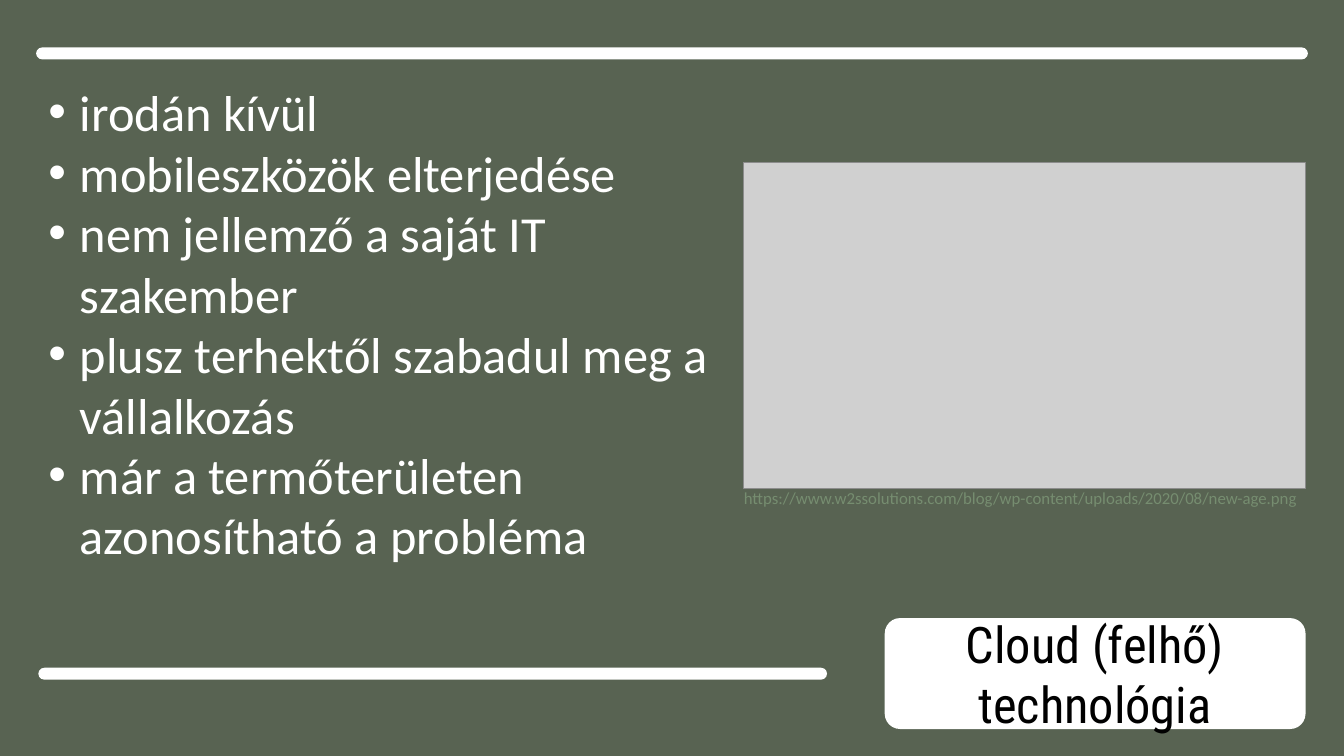
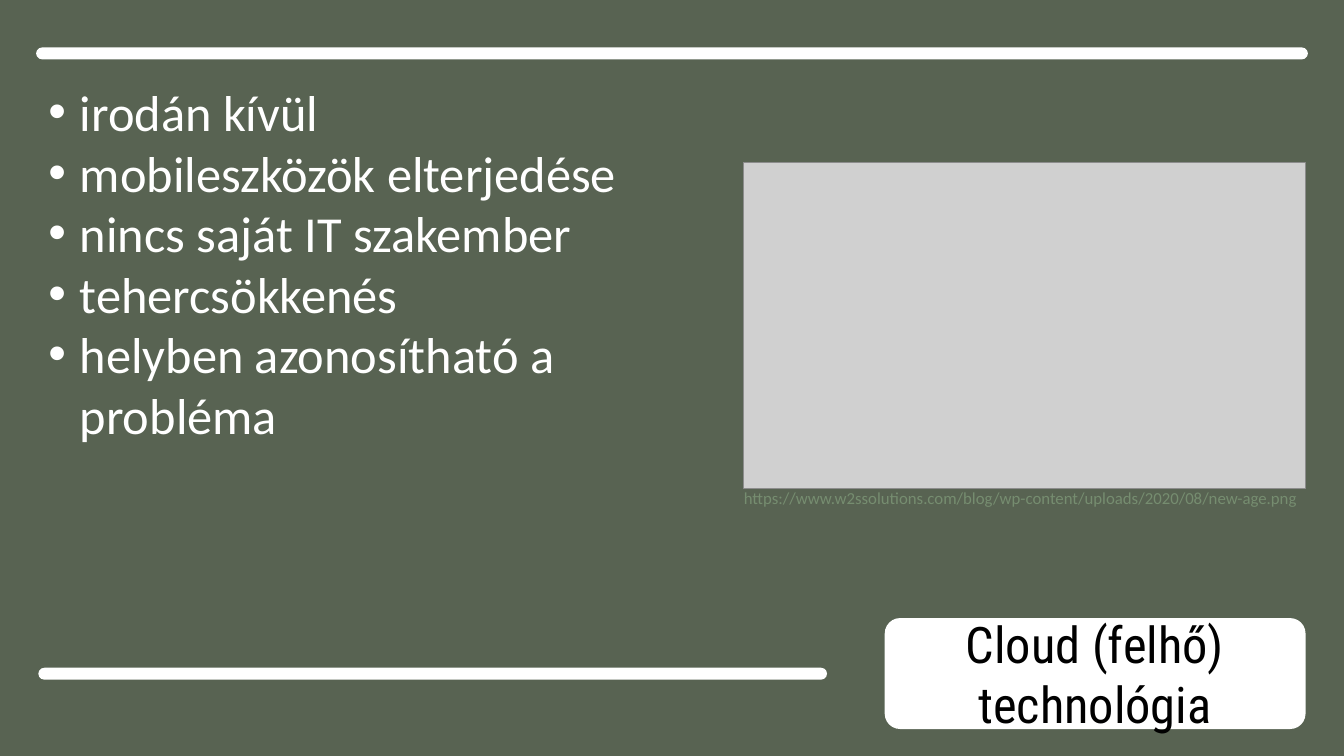
Before and after one commit to dzsofri/paprika, a slide deck: slide 6 of Bemutató1.pptx. Drawn at 1344x756 pixels with LibreOffice and Linux fonts; fonts in the diff are those of the drawing; grey boxes stand for pictures. Boxes give left, top, right and bottom in pixels: in the first picture for what was removed or moved away, otherwise in the second. Text is boxed around its words. In the diff, an @@ line names an element or a change of style, - is before the commit and + after.

```diff
--- a/Bemutató1.pptx
+++ b/Bemutató1.pptx
@@ text at (x1=80, y1=217, x2=571, y2=442): text changed @@
-• nem jellemző a saját IT szakember
-• plusz terhektől szabadul meg a vállalkozás
-• már a termőterületen azonosítható a probléma
+• nincs saját IT szakember
+• tehercsökkenés
+• helyben azonosítható a probléma
```
Also in this commit, not shown: 3 other slides changed, 2 other files.
